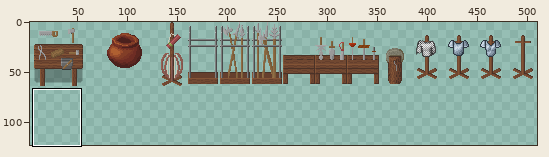
A sprite sheet gets an edit: graphics/tiles/woodland_indoor_x2.png. Above: a wide view before the commit, with the close-up outlined.
Close-up. Earlier state:
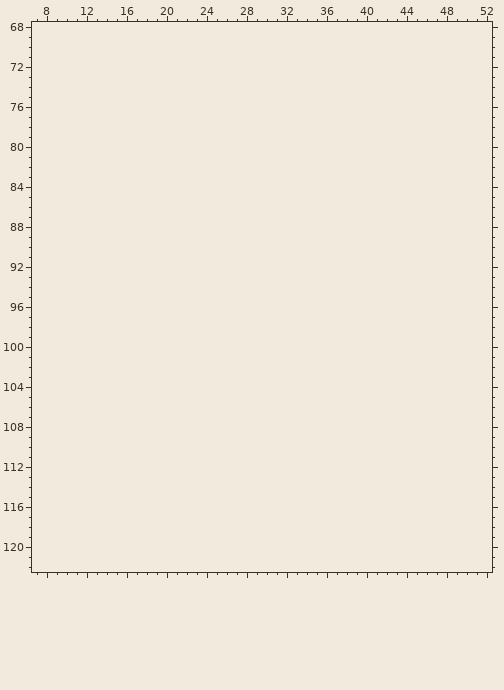
The file is 512x64 pixels. Pixels under 10% opacity are left out. Colours within 5 levels of each other are drawn and written as one. Shown: x 7..52, y 68..122. The old version is drawn lined up with the new one, on the new canvas. The wide view leaves out empty margins.
And afterwards:
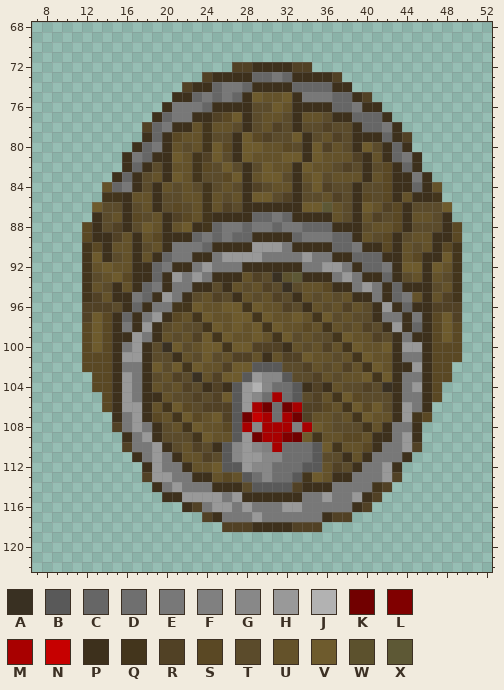
Palette (. is transparent): A #393022  B #595959  C #666666  D #6f6f6f  E #787878  F #808080  G #888888  H #999999  J #b2b2b2  K #710000  L #800000  M #a80000  N #c60000  P #3d301c  Q #43351c  R #514125  S #5a4824  T #5b4b2b  U #64522a  V #6e5b2d  W #5c512d  X #5d5835
Edits made:
canvas 512x64 -> 512x128
Changed rows in their new state; - is an unchanged pixel.
first column x 12:
 72 ---------------RRPPPPRR---------------
 73 ------------RPPPPCCECPPPPR------------
 74 ----------RPPCEECPPPPCCCCPP-----------
 75 ---------PPCECECPVUUVPEEECCPR---------
 76 --------PEEECPPPPTTVUPPPPCCEPP--------
 77 -------PCEEPPRSVPTUUTPUUTPPCCCP-------
 78 ------RCEPPUQUUTPTURTPTTRTTPCCEP------
 79 ------PCPSUUQTTPVSRTTVPTURTPPPCPR-----
 80 -----PCEPUTUQVSPVVUUSTPVRUTPVTPCP-----
 81 ----PECPPVUQRVTPVUUUVVPVUUURPUPCEP----
 82 ----PCPTPUUQSTVTPTVUUPVUUTRTPTSPCP----
 83 ---PCPTUPVUQTTSVPUVVTPUVTUUUPUSPPEP---
 84 --UCEPTPUTUTQTUTPRTUUPTVRTTPTTSPPCPU--
 85 --QQPUUPTTUUQUTUPVVTRPTTURTPSTSPUPPQ--
 86 -VTTPTUPTSTUQURTPPPPPPVVXUTPVURSPTTTV-
 87 -PTUPSTUPRSUQPPPPCCECPPPPUTPURTSPUUTP-
 88 SPTRPTVUPUVPQCEECEECEECCCPPPTUUSPTTTPS
 89 SPPRUPUSPPPCECECCPPPPCEEECCPUTSPTUUPPS
 90 QSPUUPTUPEEECPPPPHHHEPPPPCCEPPSPUTUPSQ
 91 QVPTUPUPCEEPPEHHHHEEEEHEEPPCCCPPUSPPVQ
 92 QUVUUPPCEPPEHEEEPPPPPPEEHHEPCCEPVVPVUQ
 93 QTUVSPPCPHEHEPPPURTAWXPPPEHEPPCPTUPUTQ
 94 QUTPUPCEPEEPPTPUTURTATUUSPPEHEPCPPPTUQ
 95 QRUPPECPHEPTURTPUTURTPUTUTUPPEPCEUPURQ
 96 RRRTPCPEEQQVUUVVQVUURTPUTURUTPHPCPPRRR
 97 RVSPCPEHPSUQVUUVVQVUUVUQVTUTTPEEPEPSVR
 98 SVSPEPHPTUTTQVUVUVQVUUSUQUTURTPHPCPSVS
 99 SVSPPHEPUTURVQVUUVUQVTUTTQVUURTPEPPSVS
100 SVSPEHPTAVTUVVQVVRRRPUTURUQVUUVPHHPSSS
101 SSSPHHPTTPUTVTURRUPURRVUUTUQVUUPEEPSSS
102 SSSPEEPVTVQVUURVVBBBTTRUTURUQVUPPHPSS-
103 -SSPHEPTURTAURVVBHGGBTTRUTUUVQVPEEPSS-
104 -SSPHEPUTURTPRPBHJGDDBPRPUTTRTAPEHPS--
105 --SPHEPPUTTRTRVBHGDMDBTRUQVSTTTPEEPS--
106 --SPHHPUQVSTRRRBHMKDKMRRSUQVSVTPHEP---
107 ---PEHPSUQVSUVRBKNMDMKRUUTUQVUUPHQS---
108 ---REHEPTUQVUUSBMGMMMFMVUTTTQUPEEP----
109 ----PEHPTTTQVUUBHKMMLKVQUUSSUPPEHP----
110 ----REEHPTURTPBGHGFMDDDBVQUUSPEEHR----
111 -----PEHEPUURTBGHHGGDDDBTTPUPEEEP-----
112 ------PHEEPUUVBBHGGDDDBBURTPEEHP------
113 ------RHHEEPPUSUBDGDDBQVUPPEEEHR------
114 -------PEHEEEPPPTBBBBRPPPEEEEQR-------
115 --------PPHHHHEHPPPPPPEEHEEHPR--------
116 ----------PREHHEHEEEHHEEEEEPR---------
117 ------------RPEEEHEEEEEEPRR-----------
118 --------------RRRPPPPRRR--------------
Boxes around the changes in both close-ups, in picture pixels (x1, y1, x2, y2):
added: (82, 62, 462, 532)
